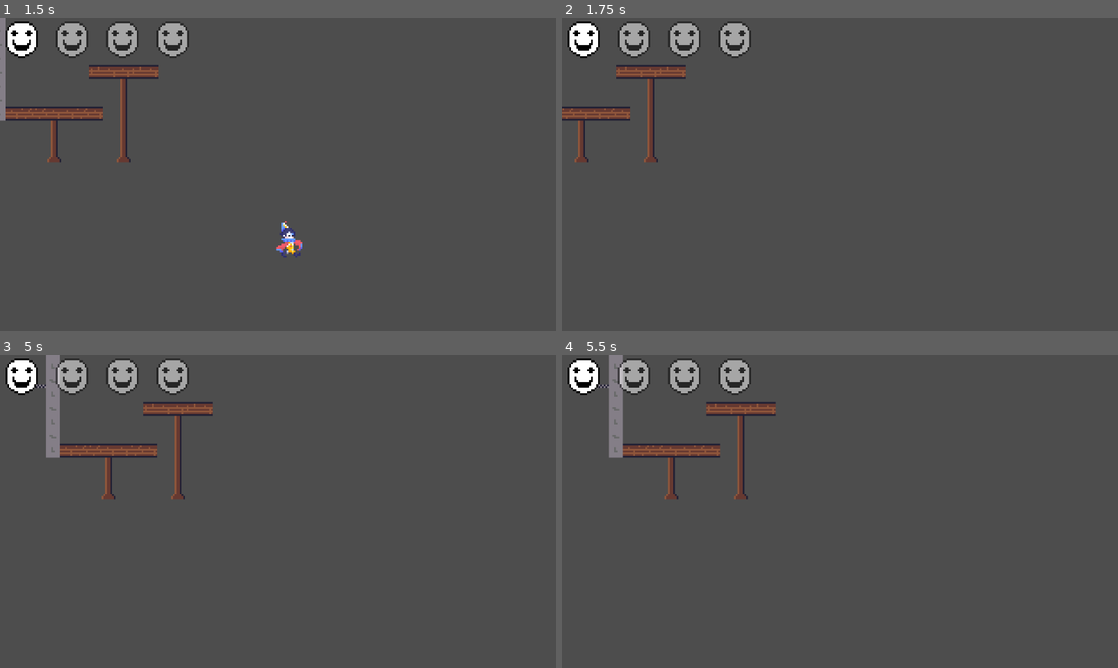
Above: before the commit, frames 1-4 (two rows, left to right).
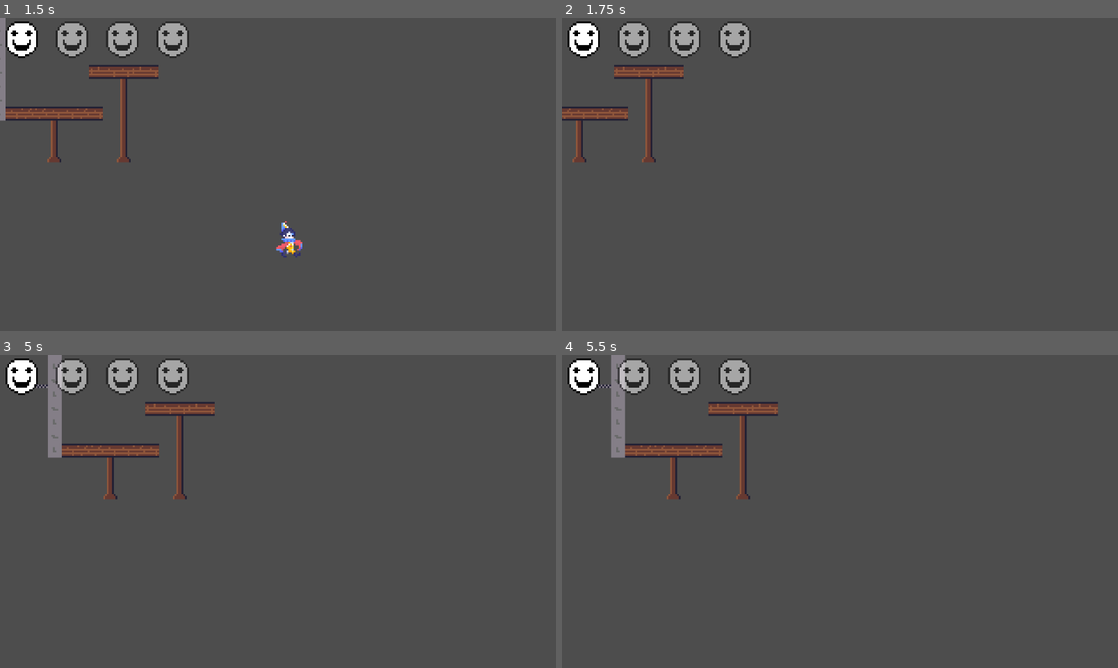
Above: after the commit, the same moments.

Repository: MicroFrogStudios/GGJ2026
Game: Godot game, scene res://scenes/empty_scene.tscn
Same seed, same stepped clock (60 frames per second), same inputs: the game is played once before the commit and once after it.
Inputs:
- Up to frame 1 (1.5 s): hold D (move_right) from 0.53 s (still down); tap Space (jump) at 0.6, 0.77, 1.07 s; tap 1 (gotomask1) at 1.35 s
- Up to frame 2 (1.75 s): keep holding D (move_right); tap Space (jump) at 1.52, 1.55 s
- Up to frame 3 (5 s): tap Space (jump) at 1.82, 2.3, 2.75, 3.02, 3.05, 3.32, 3.77, 3.8, 4.07, 4.52, 4.55, 4.82 s; tap Enter at 2 s; release D (move_right) at 2.03 s; hold A (move_left) 2.03-2.78 s; hold 2 (gotomask2) 2.03-2.78 s; hold D (move_right) 2.78-4.28 s; tap 3 (gotomask3) at 2.85 s; hold 4 (gotomask4) 3.53-4.28 s; hold A (move_left) from 4.28 s (still down); tap E (next_mask) at 4.35 s
- Up to frame 4 (5.5 s): release A (move_left) at 5.03 s; hold D (move_right) from 5.03 s (still down); hold Q (prev_mask) from 5.03 s (still down); tap Space (jump) at 5.3 s

Frame 1 is identical in both runs. In frame 2, 0.7% of the frame differs, in the area x 0-23%, y 15-47%; in frame 3, 1.0%; in frame 4, 1.1%, in the area x 6-39%, y 0-47%.

Commit message:
fix jump typo

Diff:
--- a/scripts/player_controller.gd
+++ b/scripts/player_controller.gd
@@ -78,7 +78,7 @@
 	if Input.is_action_just_pressed("jump") and is_on_floor() and not control_disabled:
 		is_jumping = true
 		velocity.y = jump_velocity
-		anim.play("jump")
+		anim.play("jumping")
 
 	if Input. is_action_just_released("jump") and is_jumping and velocity.y < 0:
 		velocity.y = clamp(velocity.y + deceleration,jump_velocity,0)
@@ -95,7 +95,7 @@
 		anim.speed_scale = velocity.x/100
 	else:
 		anim.play("idle")
-		velocity.x = move_toward(velocity.x,0, speed)
+		velocity.x = move_toward(velocity.x,0, speed/2)
 
 	move_and_slide()
 
